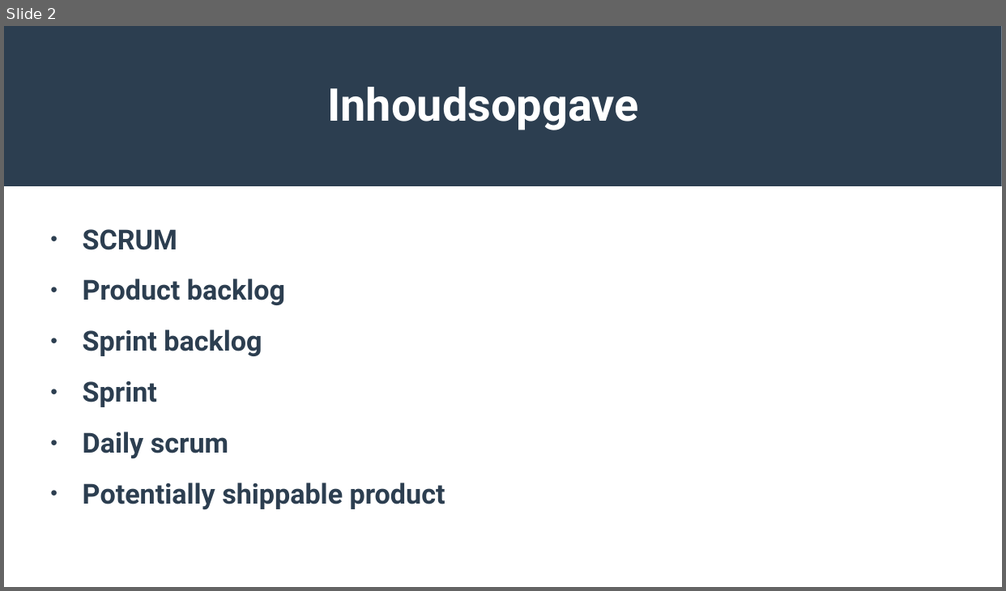
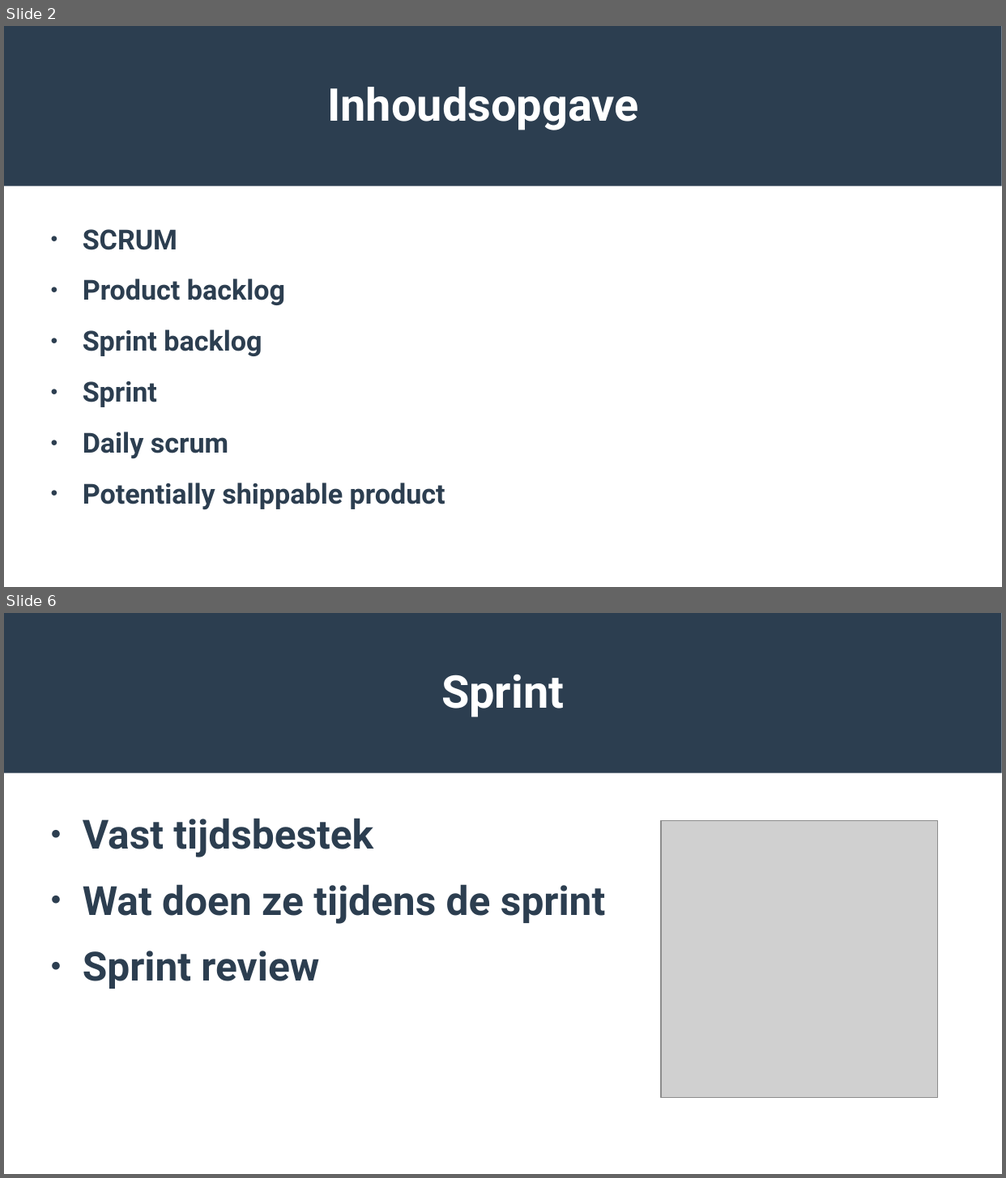
Before and after one commit to KaasKop97/bordspel, a slide deck: SCRUM files/SCRUM Presentatie/SCRUM presentatie.pptx. Shown one above the other, each under a label of ours: slide 2 before the commit, slides 2 and 6 after it; the slides between them are not shown. The pictures are 1006x591 and 1006x1178 pixels, drawn with LibreOffice and Linux fonts; fonts in the diff are those of the drawing; grey boxes stand for pictures. Boxes give left, top, right and bottom in pixels: in the first picture for what was removed or moved away, otherwise in the second. Text is boxed around its words. In the diff, an @@ line names an element or a change of style, - is before the commit and + after.

```diff
--- a/SCRUM files/SCRUM Presentatie/SCRUM presentatie.pptx
+++ b/SCRUM files/SCRUM Presentatie/SCRUM presentatie.pptx
@@ slide 6 added at box(4, 613, 1002, 1174), background #FFFFFF; not listed: 1 template element that a slide beside it also shows @@
@@ text added at box(441, 674, 564, 717), 36 pt, text #FFFFFF, bold @@
+Sprint
@@ text added at box(83, 818, 605, 989), 32 pt, text #2C3E50, bold @@
+● Vast tijdsbestek
+● Wat doen ze tijdens de sprint
+● Sprint review
@@ picture added at box(662, 821, 939, 1098) @@
```
Also in this commit, not shown: 3 slides changed, 4 other slides added, 4 slides removed, 1 other file.
